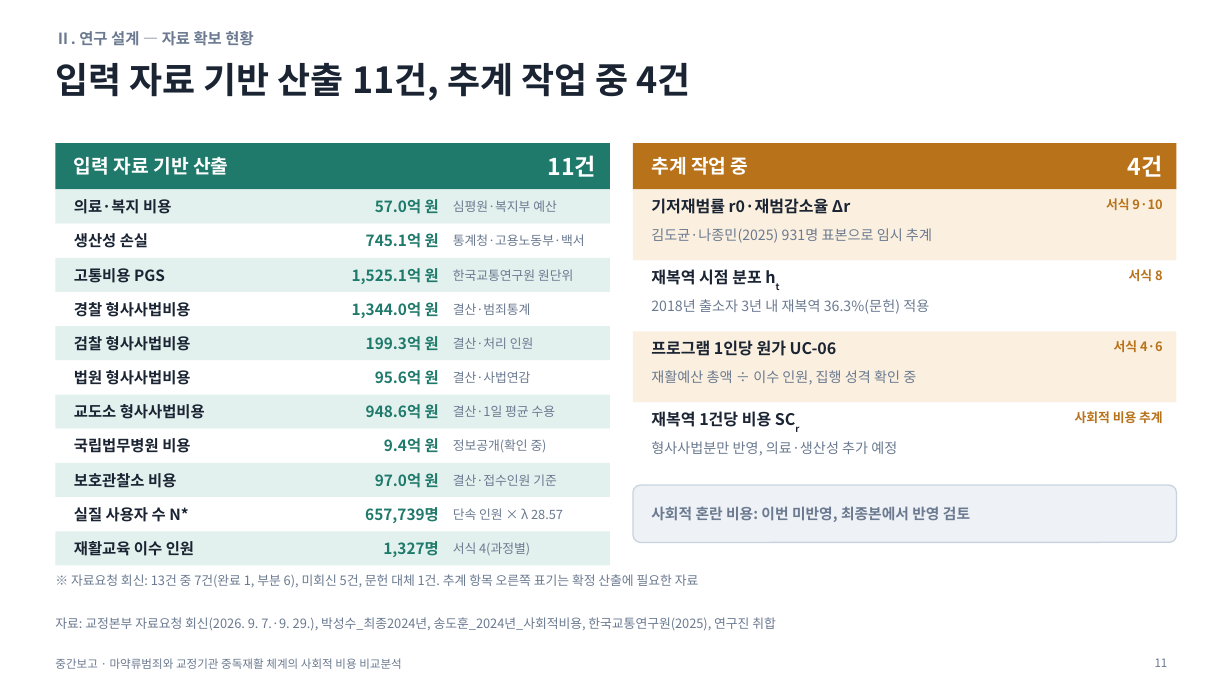
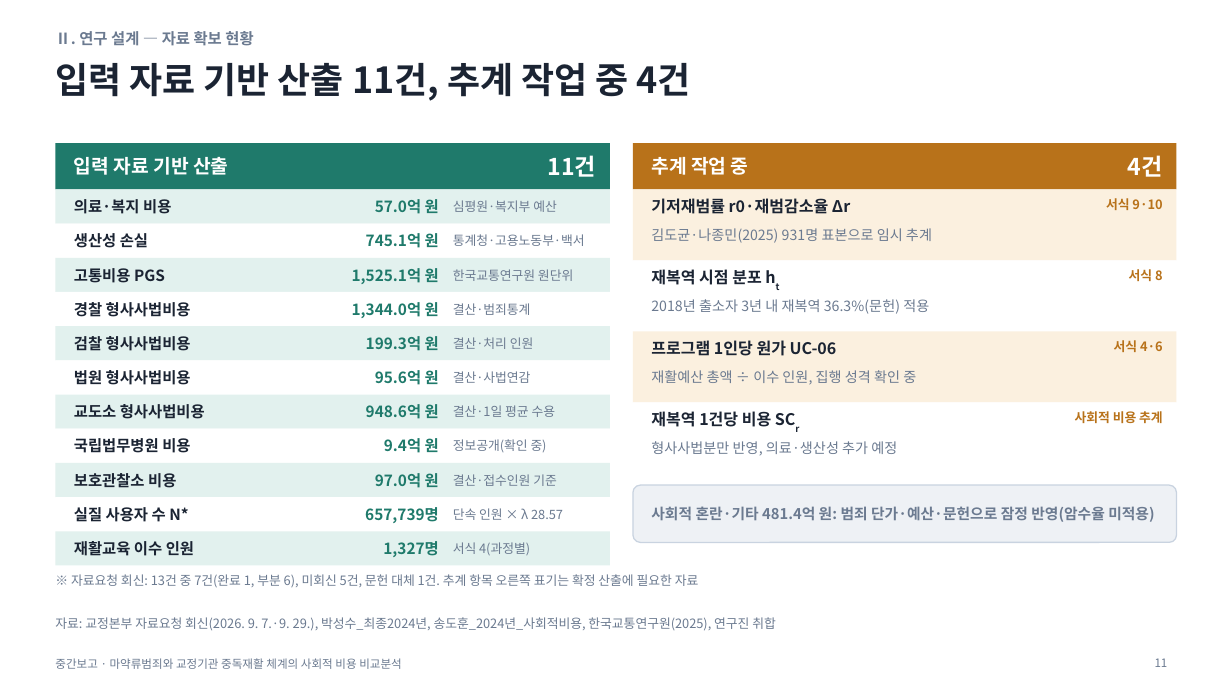
Before and after one commit to adminmrobo/drug-crime-social-cost, a slide deck: slide 11 of deliverables/중간보고_마약류사회적비용.pptx. Drawn at 1232x693 pixels with LibreOffice and Linux fonts; fonts in the diff are those of the drawing. Boxes give left, top, right and bottom in pixels: in the first picture for what was removed or moved away, otherwise in the second. Text is boxed around its words. In the diff, an @@ line names an element or a change of style, - is before the commit and + after.

Commit message:
사회적 혼란·기타 반영(2024 확정), 2025년 시산판 요약본·슬라이드·엑셀 추가

```diff
--- a/deliverables/중간보고_마약류사회적비용.pptx
+++ b/deliverables/중간보고_마약류사회적비용.pptx
@@ text at box(651, 506, 1154, 522): text changed @@
-사회적 혼란 비용: 이번 미반영, 최종본에서 반영 검토
+사회적 혼란·기타 481.4억 원: 범죄 단가·예산·문헌으로 잠정 반영(암수율 미적용)
```
Also in this commit, not shown: 12 other slides changed, 14 other files.
